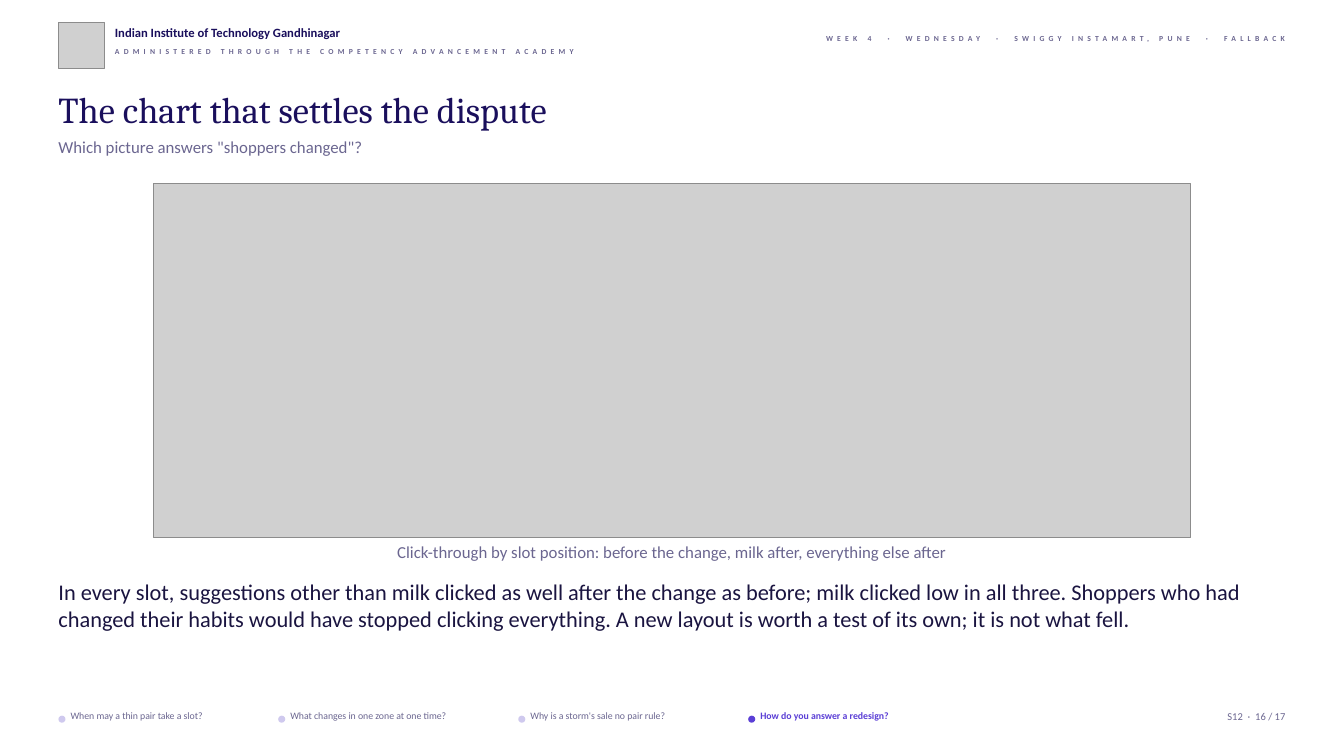
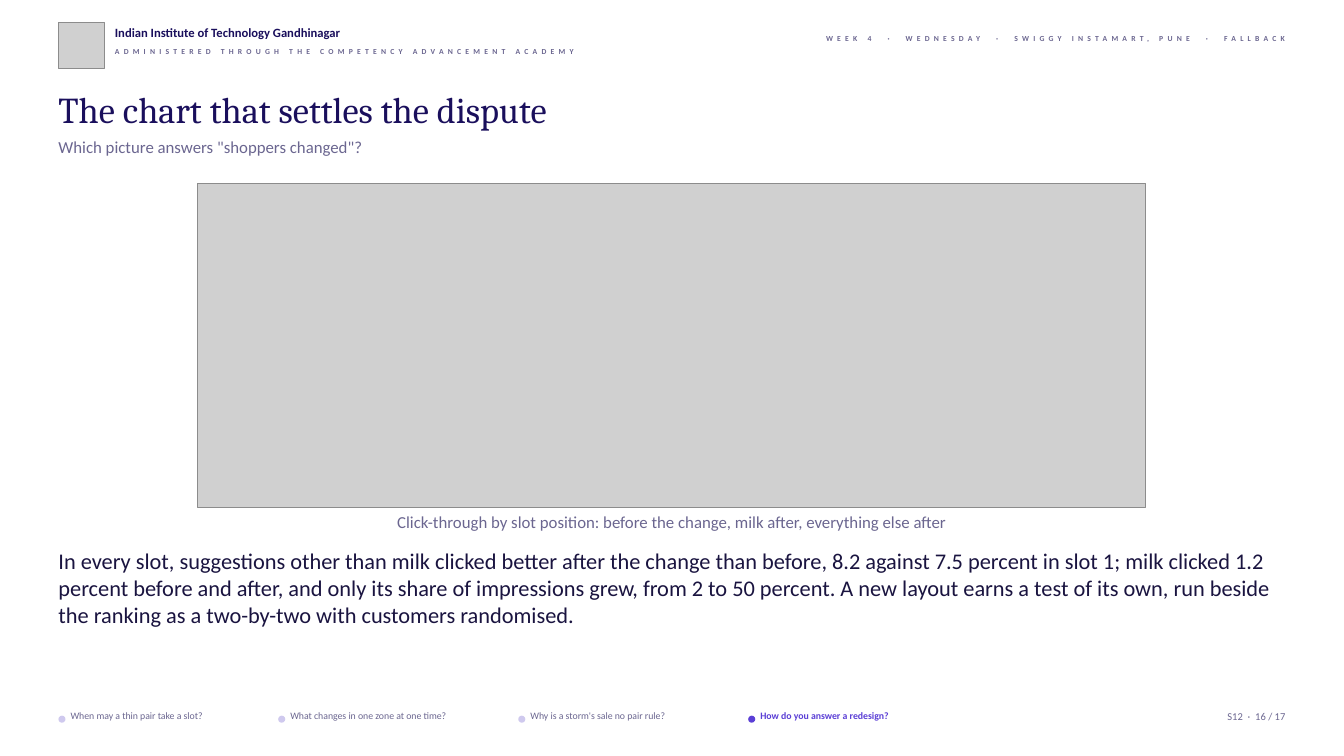
Before and after one commit to fde-academy-lab/c2-content-factory, a slide deck: slide 16 of content/W04/D3/slides/C2_W04_D03_fallback_STUDENT.pptx. Drawn at 1344x756 pixels with LibreOffice and Linux fonts; fonts in the diff are those of the drawing; grey boxes stand for pictures; background and template pictures are left out. Boxes give left, top, right and bottom in pixels: in the first picture for what was removed or moved away, otherwise in the second. Text is boxed around its words. In the diff, an @@ line names an element or a change of style, - is before the commit and + after.

```diff
--- a/content/W04/D3/slides/C2_W04_D03_fallback_STUDENT.pptx
+++ b/content/W04/D3/slides/C2_W04_D03_fallback_STUDENT.pptx
@@ picture: place and size @@
-picture at box(153, 184, 1191, 538)
+picture at box(198, 184, 1146, 507)
@@ text "Click-through by slot position: before ...": place and size @@
-text "Click-through by slot position: before ..." at box(397, 546, 946, 561)
+text "Click-through by slot position: before ..." at box(397, 516, 946, 531)
@@ text at box(58, 553, 1270, 627): text changed @@
-In every slot, suggestions other than milk clicked as well after the change as before; milk clicked low in all three. Shoppers who had changed their habits would have stopped clicking everything. A new layout is worth a test of its own; it is not what fell.
+In every slot, suggestions other than milk clicked better after the change than before, 8.2 against 7.5 percent in slot 1; milk clicked 1.2 percent before and after, and only its share of impressions grew, from 2 to 50 percent. A new layout earns a test of its own, run beside the ranking as a two-by-two with customers randomised.
```
Also in this commit, not shown: 4 other slides changed, 5 other files.
